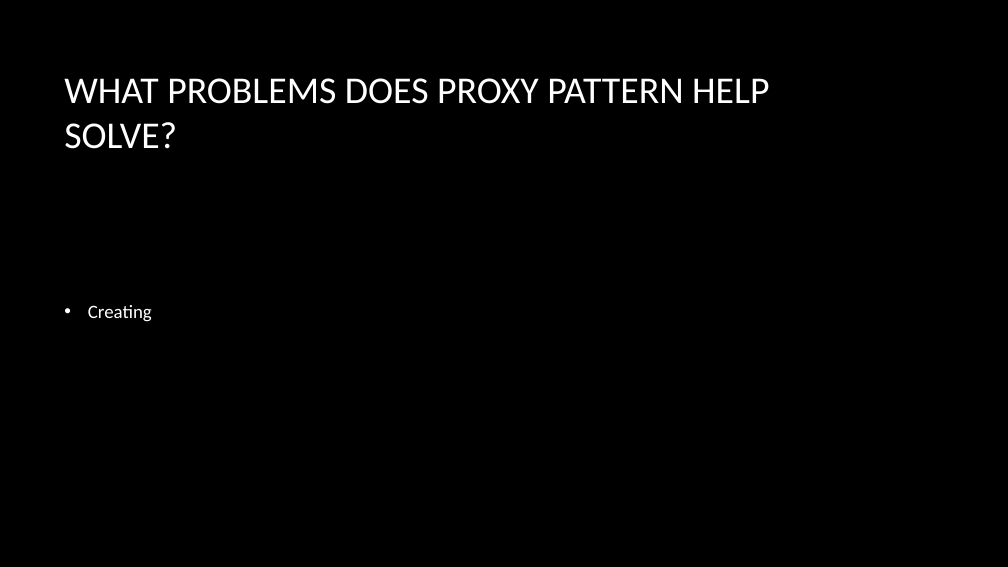
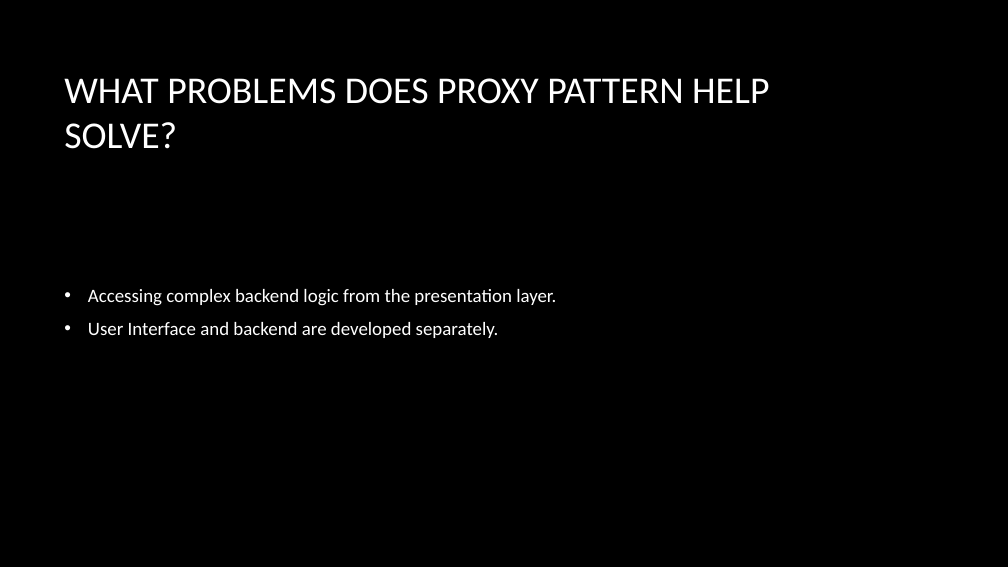
Before and after one commit to dundane/CSC360Demos, a slide deck: slide 198 of CSC360Demo/Design Patterns Slide Show.pptx. Drawn at 1008x567 pixels with LibreOffice and Linux fonts; fonts in the diff are those of the drawing; background and template pictures are left out. Boxes give left, top, right and bottom in pixels: in the first picture for what was removed or moved away, otherwise in the second. Text is boxed around its words. In the diff, an @@ line names an element or a change of style, - is before the commit and + after.

```diff
--- a/CSC360Demo/Design Patterns Slide Show.pptx
+++ b/CSC360Demo/Design Patterns Slide Show.pptx
@@ text at bbox=[88, 289, 556, 338]: text changed @@
-• Creating
+• Accessing complex backend logic from the presentation layer.
+• User Interface and backend are developed separately.
```
Also in this commit, not shown: 15 other slides changed.
